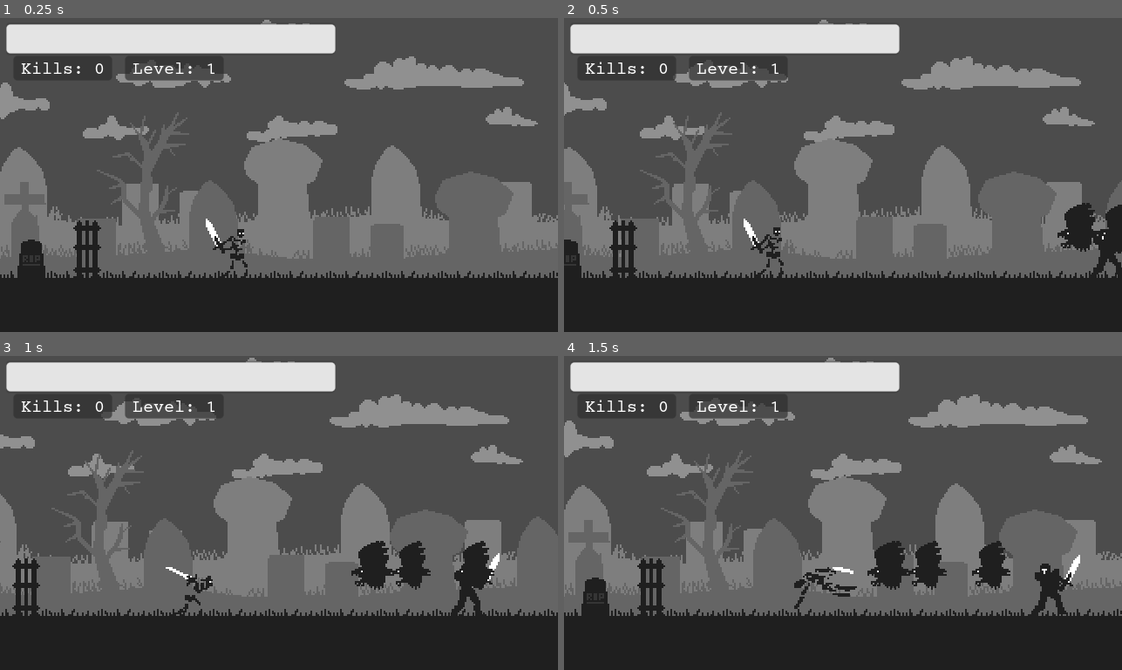
Above: before the commit, frames 1-4 (two rows, left to right).
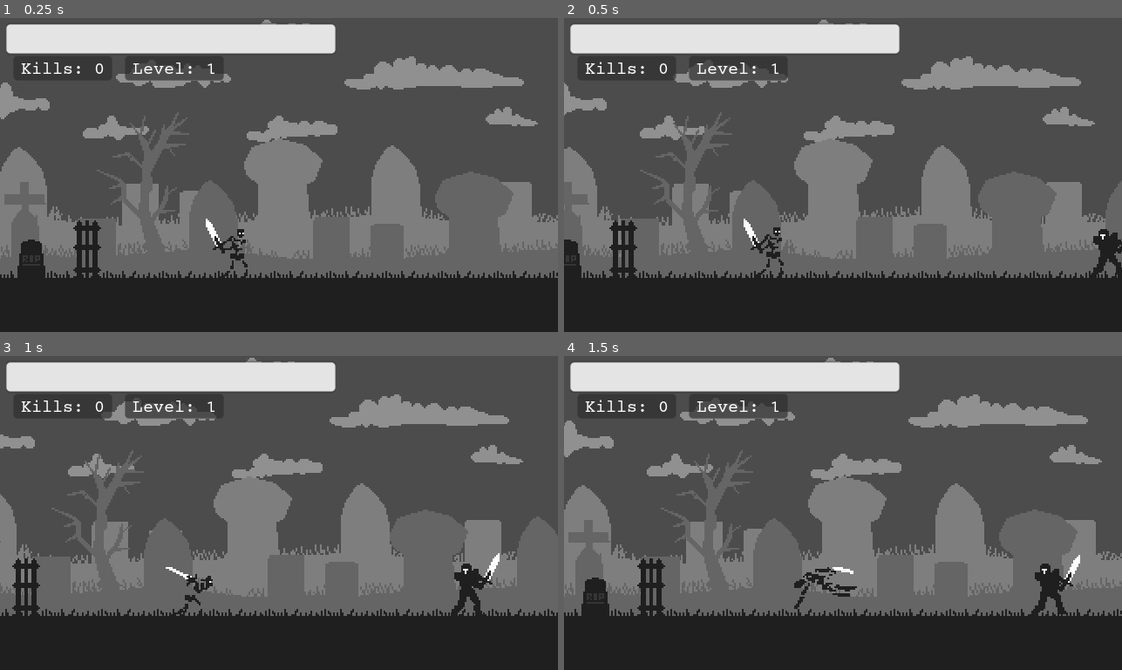
Above: after the commit, the same moments.

Repository: dw3nt/hb-grave-in-godot
Game: Godot game, scene res://Graveyard.tscn
The game is run twice, just before and just after one commit, with the same random seed, the same clock (stepped at 60 frames per second) and the same inputs.
Inputs:
- Up to frame 1 (0.25 s): no input
- Up to frame 2 (0.5 s): no input
- Up to frame 3 (1 s): hold D (move_right) from 0.53 s (still down); tap K (attack) at 0.6 s
- Up to frame 4 (1.5 s): release D (move_right) at 1.28 s; hold A (move_left) from 1.28 s (still down); tap Space (roll) at 1.35 s

Frame 1 is identical in both runs. In frame 2, 0.9% of the frame differs, in the area x 88-100%, y 58-75%; in frame 3, 1.7%; in frame 4, 1.9%, in the area x 54-80%, y 58-75%.

Commit message:
spawn enemies outside of view within walls

Diff:
--- a/Graveyard.gd
+++ b/Graveyard.gd
@@ -3,6 +3,8 @@
 const MAX_ENEMY_COUNT = 5
 
 onready var enemies = [ load("res://Knight.tscn"), load("res://Crow.tscn"), load("res://Crow.tscn") ]
+onready var wallLeftX = $Environment/WallLeft.global_position.x + 20
+onready var wallRightX = $Environment/WallRight.global_position.x - 20
 
 func _ready():
 	randomize()
@@ -13,6 +15,20 @@
 
 	if enemyCount < MAX_ENEMY_COUNT:
 		var enemy = enemies[randi() % enemies.size()].instance()
-		enemy.global_position = $Skeleton.global_position
-		enemy.global_position.x += rand_range(200, 300)
+		enemy.global_position.y = $Skeleton.global_position.y
+		enemy.global_position.x = enemy_x_pos()
 		$Enemies.add_child(enemy)
+
+
+func enemy_x_pos():
+	var skeletonX = $Skeleton.global_position.x
+
+	if (skeletonX - wallLeftX) < 150:
+		return max(rand_range(skeletonX + 200, wallRightX), wallRightX - 20)
+	elif (wallRightX - skeletonX) < 150:
+		return rand_range(wallLeftX, skeletonX - 200)
+	else:
+		if bool(randi() % 2):
+			return rand_range(skeletonX + 200, wallRightX)
+		else:
+			return rand_range(wallLeftX, skeletonX - 200)
